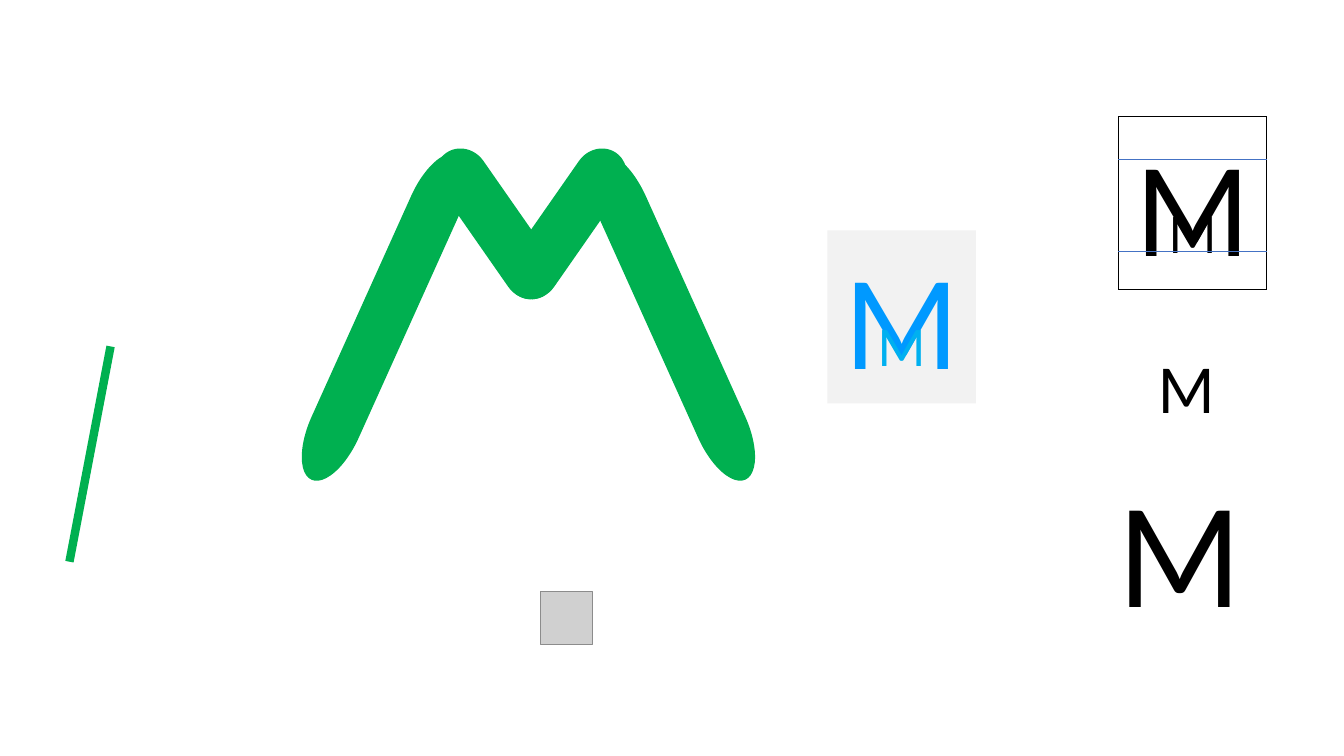
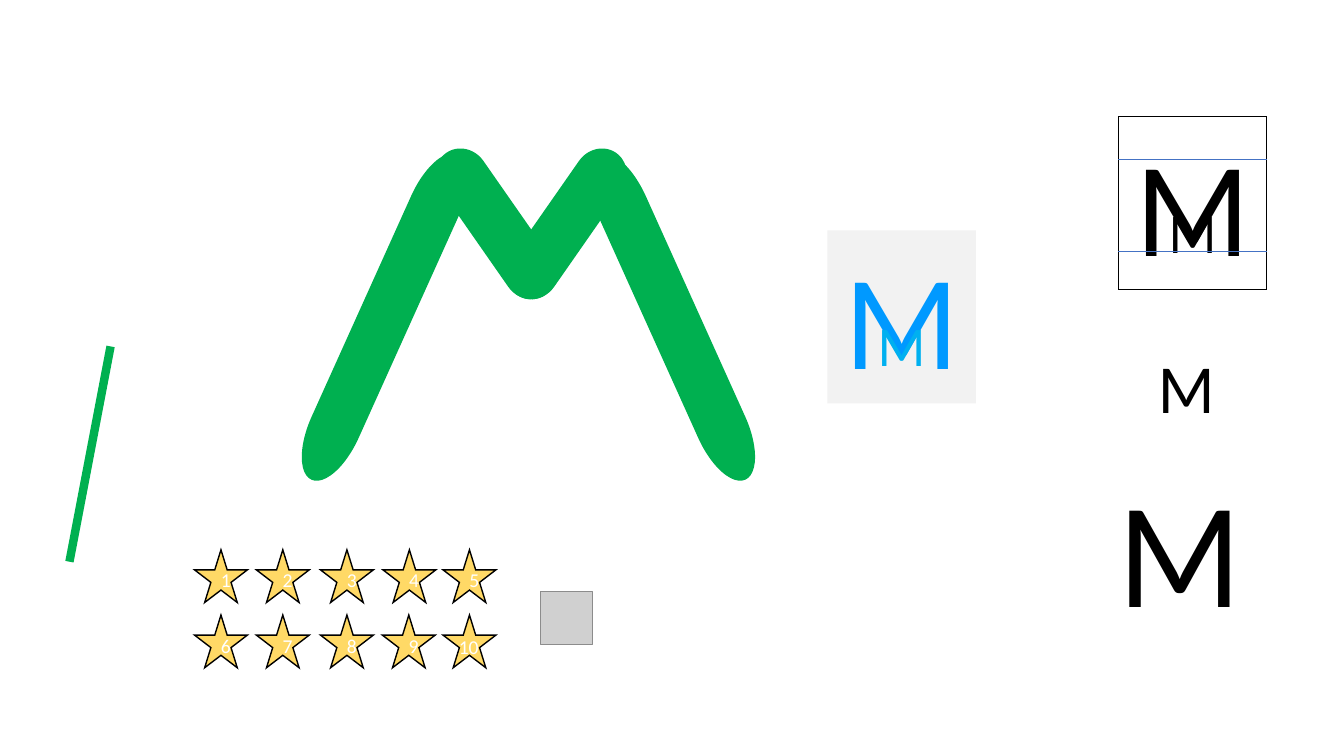
Before and after one commit to jacknieve/TFG, a slide deck: slide 5 of Diseños/aquitectura.pptx. Drawn at 1344x756 pixels with LibreOffice and Linux fonts; fonts in the diff are those of the drawing; grey boxes stand for pictures. Boxes give left, top, right and bottom in pixels: in the first picture for what was removed or moved away, otherwise in the second. Text is boxed around its words. In the diff, an @@ line names an element or a change of style, - is before the commit and + after.

```diff
--- a/Diseños/aquitectura.pptx
+++ b/Diseños/aquitectura.pptx
@@ star added at [195,549,247,602], fill #FFD966, outline #000000 1 pt, 14 pt, text #FFFFFF @@
+1
@@ star added at [256,549,309,602], fill #FFD966, outline #000000 1 pt, 14 pt, text #FFFFFF @@
+2
@@ star added at [321,549,373,602], fill #FFD966, outline #000000 1 pt, 14 pt, text #FFFFFF @@
+3
@@ star added at [383,549,436,602], fill #FFD966, outline #000000 1 pt, 14 pt, text #FFFFFF @@
+4
@@ star added at [444,549,496,602], fill #FFD966, outline #000000 1 pt, 14 pt, text #FFFFFF @@
+5
@@ star added at [195,615,247,667], fill #FFD966, outline #000000 1 pt, 14 pt, text #FFFFFF @@
+6
@@ star added at [256,615,309,667], fill #FFD966, outline #000000 1 pt, 14 pt, text #FFFFFF @@
+7
@@ star added at [321,615,373,667], fill #FFD966, outline #000000 1 pt, 14 pt, text #FFFFFF @@
+8
@@ star added at [382,615,435,667], fill #FFD966, outline #000000 1 pt, 14 pt, text #FFFFFF @@
+9
@@ star added at [444,615,496,667], fill #FFD966, outline #000000 1 pt @@
@@ text added at [459,641,479,660], 14 pt, text #FFFFFF @@
+10
```
Also in this commit, not shown: 32 other files.
